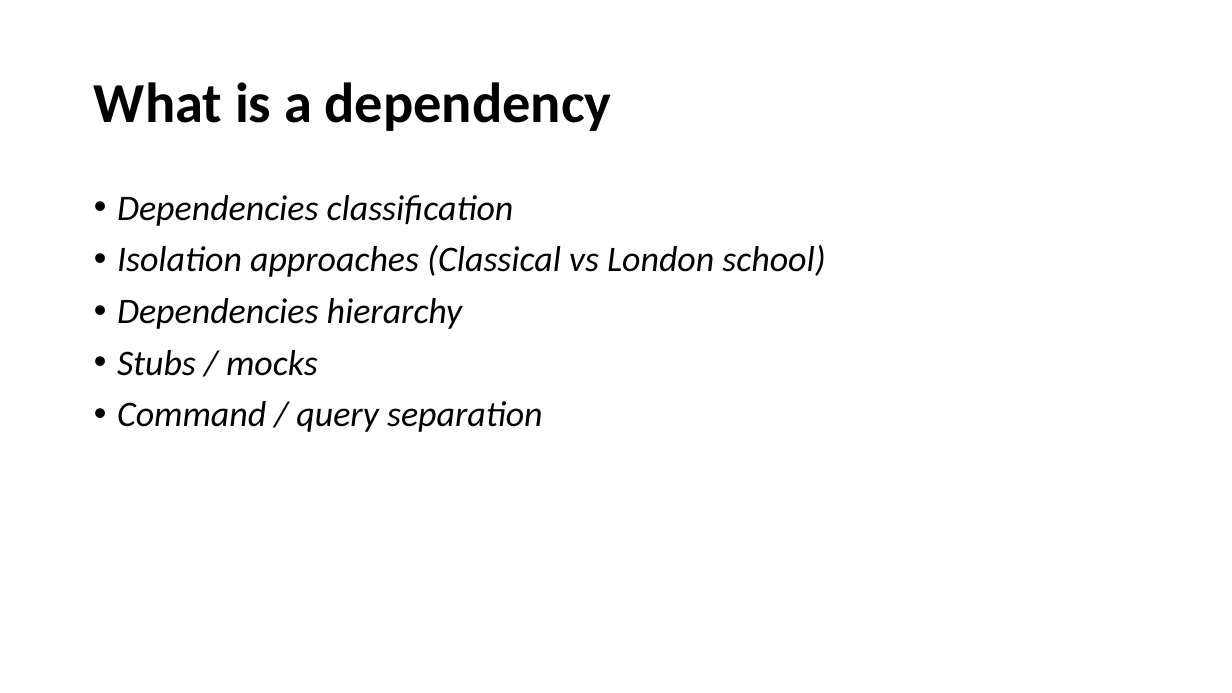
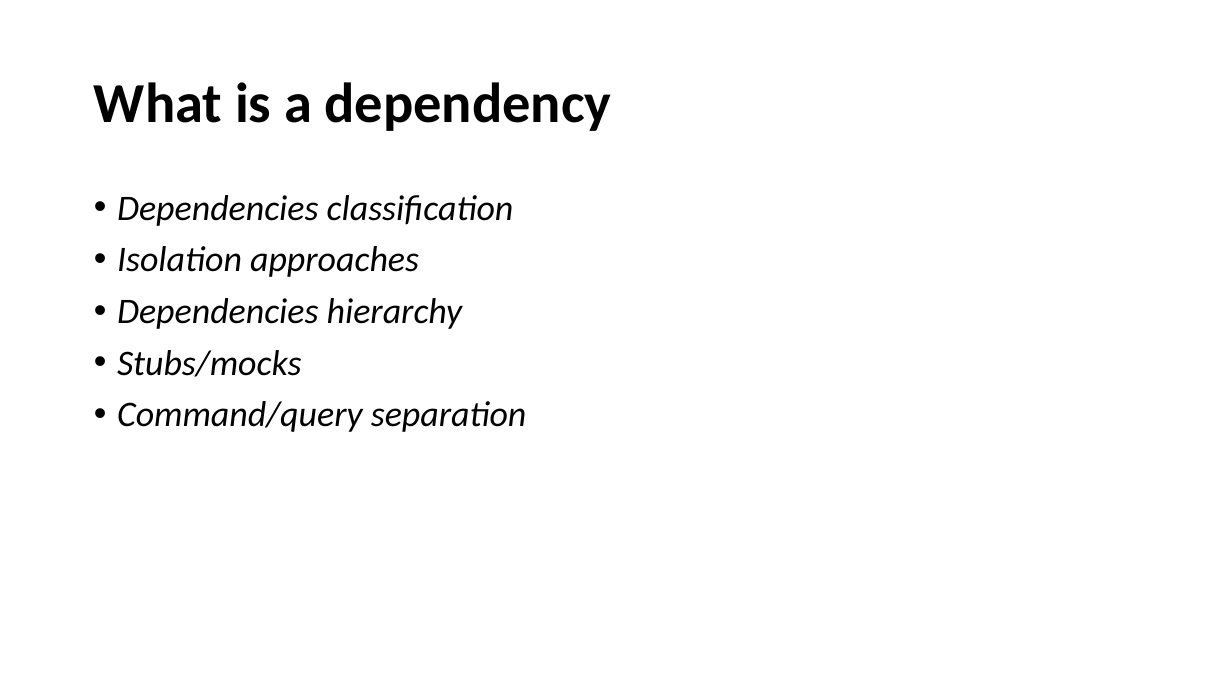
Before and after one commit to magicmanam/slides, a slide deck: slide 31 of automation-testing/unit-testing.pptx. Drawn at 1232x693 pixels with LibreOffice and Linux fonts; fonts in the diff are those of the drawing. Boxes give left, top, right and bottom in pixels: in the first picture for what was removed or moved away, otherwise in the second. Text is boxed around its words. In the diff, an @@ line names an element or a change of style, - is before the commit and + after.

```diff
--- a/automation-testing/unit-testing.pptx
+++ b/automation-testing/unit-testing.pptx
@@ text at [117,246,419,277]: text changed @@
-• Isolation approaches (Classical vs London school)
+• Isolation approaches
@@ text at [117,350,527,432]: spaces changed @@
-• Stubs / mocks
-• Command / query separation
+• Stubs/mocks
+• Command/query separation
```
Also in this commit, not shown: 29 other slides changed.
